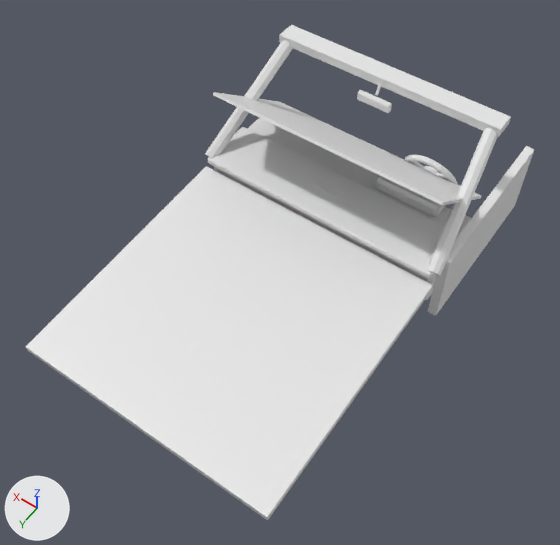
One commit to the glTF model docs/promo-moves/assets/dash.glb: the scene before it, then after it.
Both versions are drawn from a 50 mm lens placed at (-1.77, 3.24, 4.68), pointed at (-0.04, 0.81, 0.87). Every picture has the same lights, and +X, +Y and +Z are marked at lower left. The older version comes first. Where no turn or scale is listed for an object, it has been applied to the vertices.

Objects in the first picture: 'cluster', 'dash.001', 'dashtop', 'doorL', 'glass', 'header', 'hood', 'pillar', 'pillar.001' and 6 more.
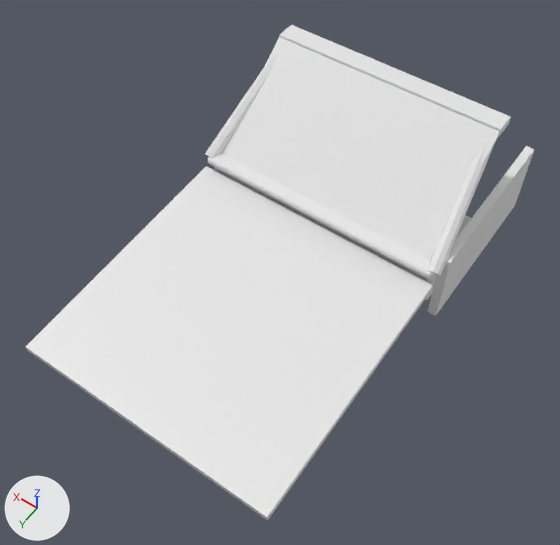
Where the change shows, as pixel boxes [x1, y1, x2, y2] in the pictures (560 x 545 px):
'glass', turned
    before: [213, 92, 481, 205]
    after: [221, 37, 500, 260]
'dashtop', unchanged, covered by the edit
    before: [208, 127, 460, 278]
    after: [208, 153, 460, 278]
'dash.001', unchanged, covered by the edit
    before: [214, 118, 471, 300]
    after: [214, 166, 471, 300]

What changed in the scene script:
```text
Change ob_glass:
    ob_glass.rotation_euler: (-0.908, 0.0, 0.0) -> (0.908, 0.0, 0.0)  # degrees (-52, 0, 0) -> degrees (52, 0, 0)
```
